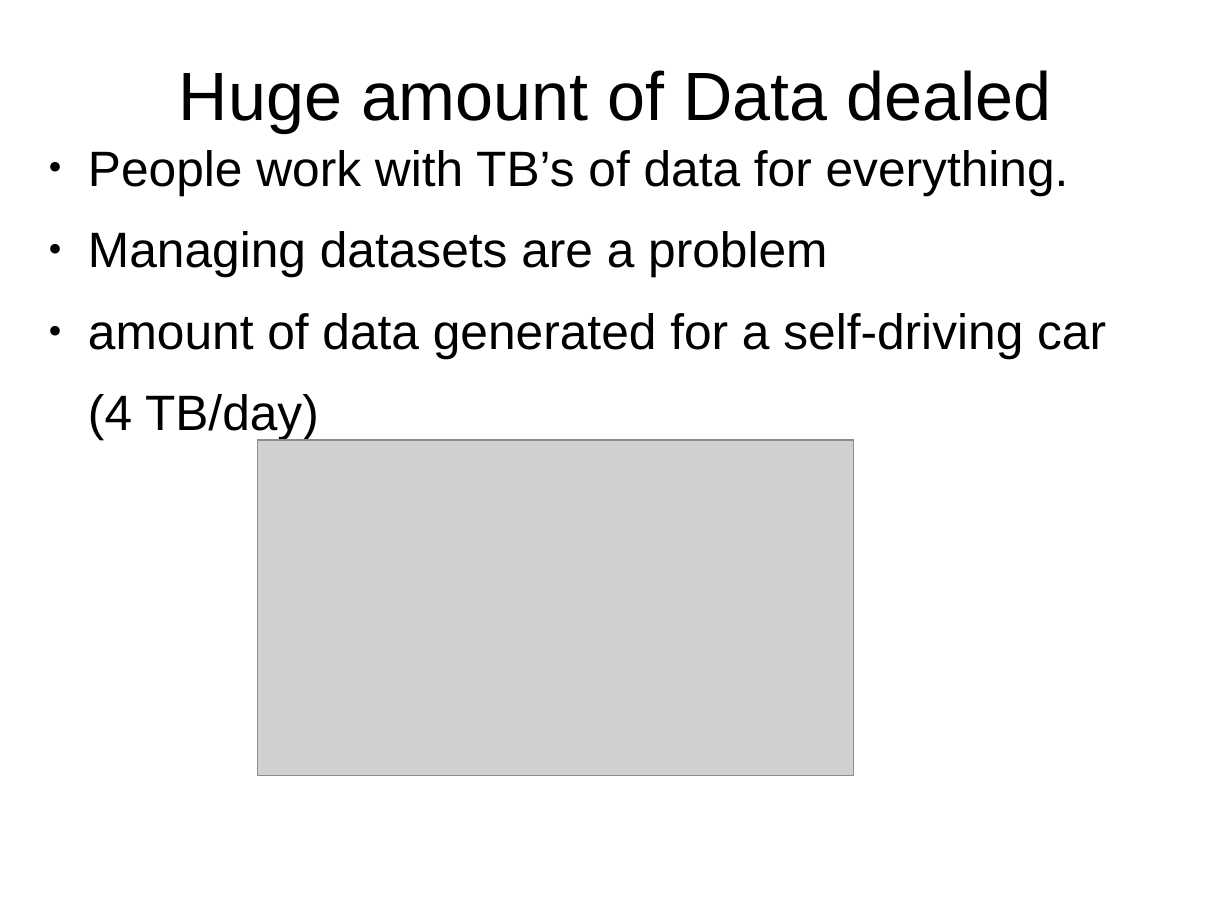
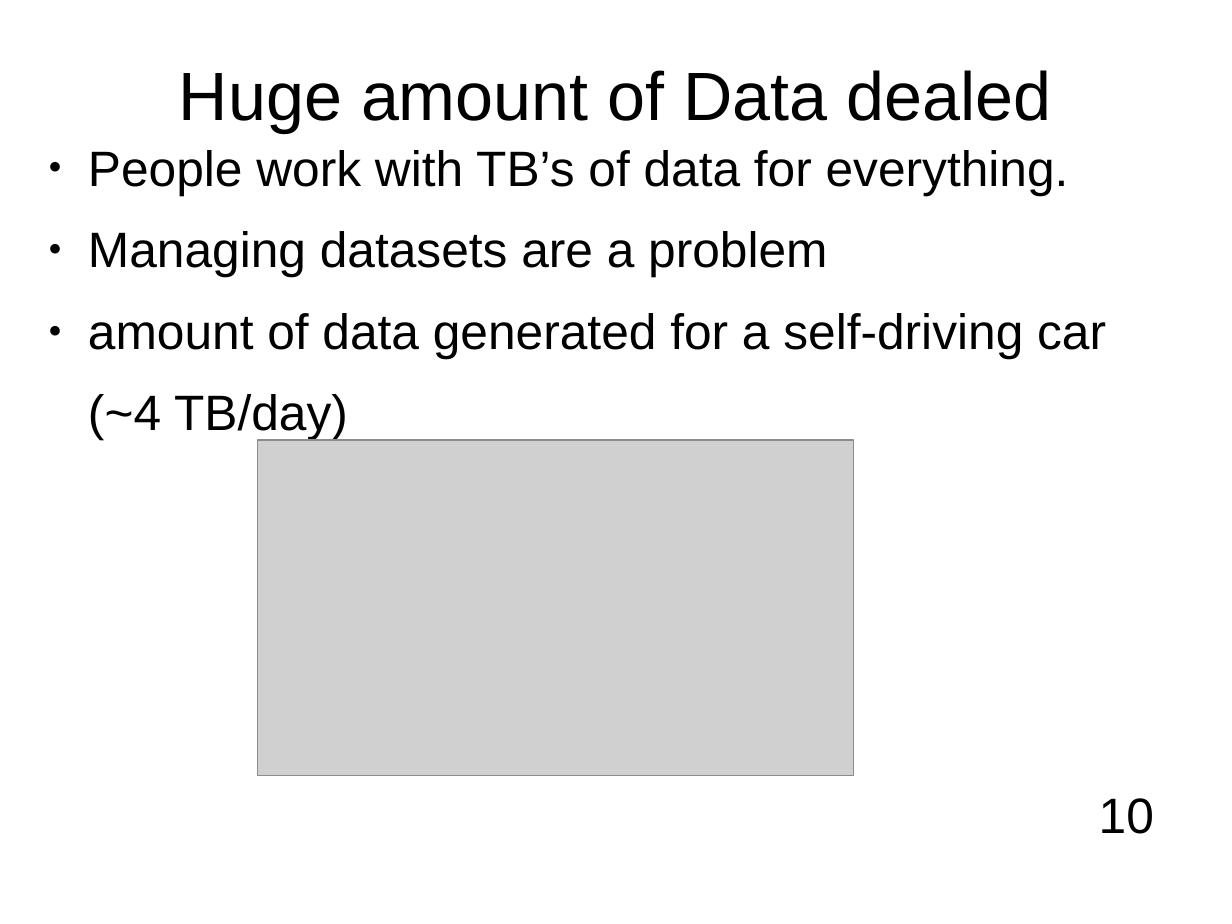
Before and after one commit to kurianbenoy/Talks, a slide deck: slide 10 of Pycon India/Talks.odp. Drawn at 1232x924 pixels with LibreOffice and Linux fonts; fonts in the diff are those of the drawing; grey boxes stand for pictures; background and template pictures are left out. Boxes give left, top, right and bottom in pixels: in the first picture for what was removed or moved away, otherwise in the second. Text is boxed around its words. In the diff, an @@ line names an element or a change of style, - is before the commit and + after.

```diff
--- a/Pycon India/Talks.odp
+++ b/Pycon India/Talks.odp
@@ text at box(88, 394, 348, 440): text changed @@
-(4 TB/day)
+(~4 TB/day)
@@ text added at box(1099, 798, 1154, 834), 32 pt, text #000000 @@
+10
```
Also in this commit, not shown: 34 other slides changed, 1 slide added, 1 slide removed, 7 other files.
